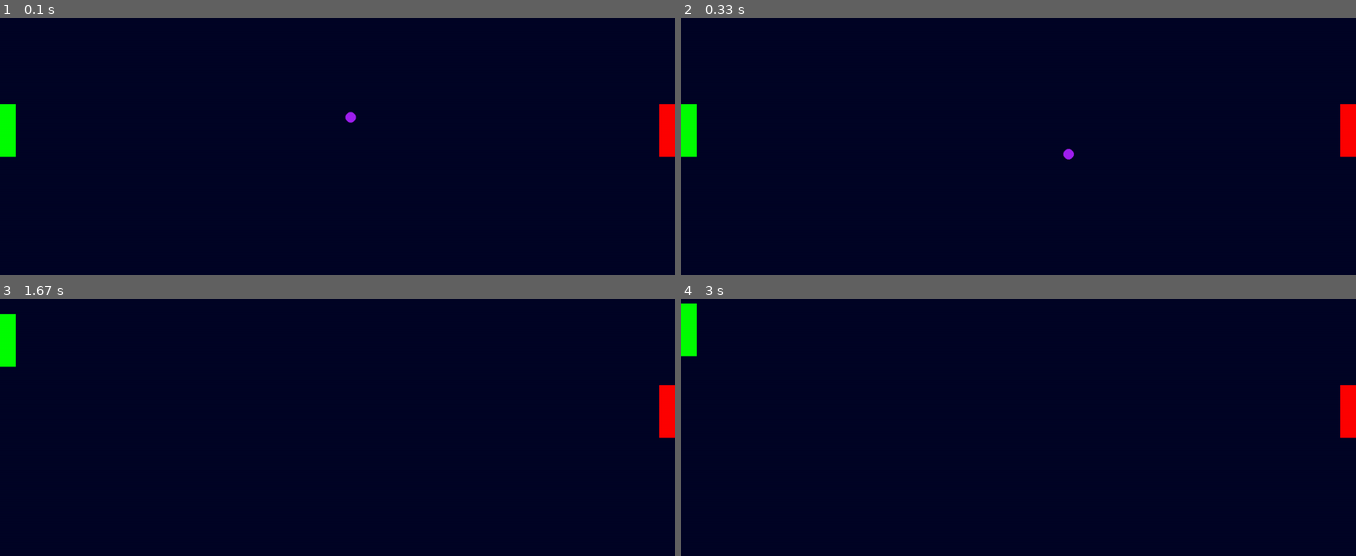
Above: before the commit, frames 1-4 (two rows, left to right).
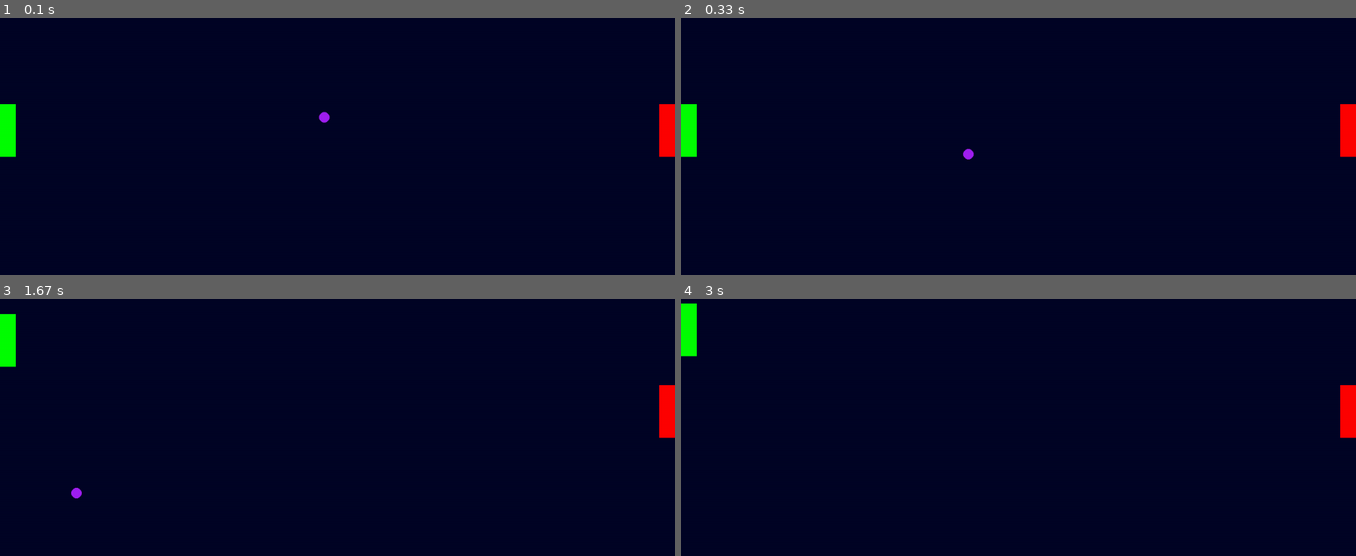
Above: after the commit, the same moments.

Repository: Arthur-Negrao-Smith/Pong-Pygame
Game: pygame game, started from main.py
Same seed, same stepped clock (60 frames per second), same inputs: the game is played once before the commit and once after it.
Inputs:
- Up to frame 1 (0.1 s): no input
- Up to frame 2 (0.33 s): no input
- Up to frame 3 (1.67 s): hold Up 0.33-0.8 s; hold Down 0.83-1.13 s; hold Up 1.17-1.53 s; hold Down from 1.57 s (still down)
- Up to frame 4 (3 s): release Down at 1.93 s; hold Up 1.97-2.27 s; hold Down 2.3-2.6 s; hold Up from 2.63 s (still down)

The runs differ from the first frame. In frame 1, 0.1% of the frame differs, in the area x 47-53%, y 36-41%; in frame 2, 0.1%; in frame 3, less than 0.1%; in frame 4, nothing differs.

Commit message:
Criando a colisão da bola

Diff:
--- a/main.py
+++ b/main.py
@@ -37,6 +37,13 @@
 # Identificador de eventos
 game_event = Game_Event()
 
+# Seletor de movimentos
+up_left = 1
+down_left = 2
+up_right =  3
+down_right = 4
+direction_selector = 0
+
 running = True
 while running:
 
@@ -55,19 +62,36 @@
     player_2.draw_player(screen=game_screen.game_window)
 
     ball.draw_ball(screen=game_screen.game_window)
-    start_tester = ball.set_start(screen_size_x=screen_size_x)
+    start_tester = ball.set_start(screen_size_x=screen_size_x, screen_size_y=screen_size_y)
 
-    if start_tester:
-        selector = randint(1, 4)
 
-    if selector == 1:
+    if direction_selector == 0 and start_tester:
+        direction_selector = randint(1, 4)
+
+    if direction_selector == up_left:
+        ball.move_ball_up_left()
+    elif direction_selector == down_left:
         ball.move_ball_down_left()
-    elif selector == 2:
+    elif direction_selector == up_right:
+        ball.move_ball_up_right()
+    elif direction_selector == down_right:
         ball.move_ball_down_right()
-    elif selector == 3:
-        ball.move_ball_up_left()
-    elif selector == 4:
-        ball.move_ball_up_right()
+
+    height_finish_tester = ball.set_finish_height(screen_size_y=screen_size_y)
+    if height_finish_tester == 'up':
+        if direction_selector == down_right:
+            direction_selector = up_right
+
+        elif direction_selector == down_left:
+            direction_selector = up_left
+
+    elif height_finish_tester == 'down':
+        if direction_selector == up_right:
+            direction_selector = down_right
+
+        elif direction_selector == up_left:
+            direction_selector = down_left
+    height_finish_tester = ''
 
 
 
--- a/pong_func.py
+++ b/pong_func.py
@@ -67,36 +67,42 @@
         self.color = color
         self.speed = speed
 
-    def move_ball_up_right(self):
+    def move_ball_up_right(self) -> None:
         self.posx += self.speed
         self.posy -= self.speed
 
-    def move_ball_up_left(self):
+    def move_ball_up_left(self) -> None:
         self.posx -= self.speed
         self.posy -= self.speed
 
-    def move_ball_down_right(self):
+    def move_ball_down_right(self) -> None:
         self.posx += self.speed
         self.posy += self.speed
 
-    def move_ball_down_left(self):
+    def move_ball_down_left(self) -> None:
         self.posx -= self.speed
         self.posy += self.speed
 
-    def draw_ball(self, screen):
+    def draw_ball(self, screen) -> None:
         pg.draw.circle(color=self.color, surface=screen, center=[self.posx, self.posy], radius=self.ray)
 
-    def set_start(self, screen_size_x):
-        if self.posx == screen_size_x//2:
+    def set_start(self, screen_size_x, screen_size_y) -> bool:
+        if self.posx == screen_size_x//2 and screen_size_y//2:
             return True
         else:
             return False
 
-    def set_finish(self, screen_size_x):
-        if self.posx == 0 or self.posx == screen_size_x - self.ray:
-            return True
-        else:
-            return False
+    def set_finish_height(self, screen_size_y) -> str:
+        if self.posy == 0:
+            return 'down'
+        elif self.posy == screen_size_y - self.ray:
+            return 'up'
+
+    def set_finish_width(self, screen_size_x) -> str:
+        if self.posx == 0:
+            return 'left'
+        elif self.posx == screen_size_x - self.ray:
+            return 'right'
 
 class Score:
     def __init__(self, points=int) -> None:
